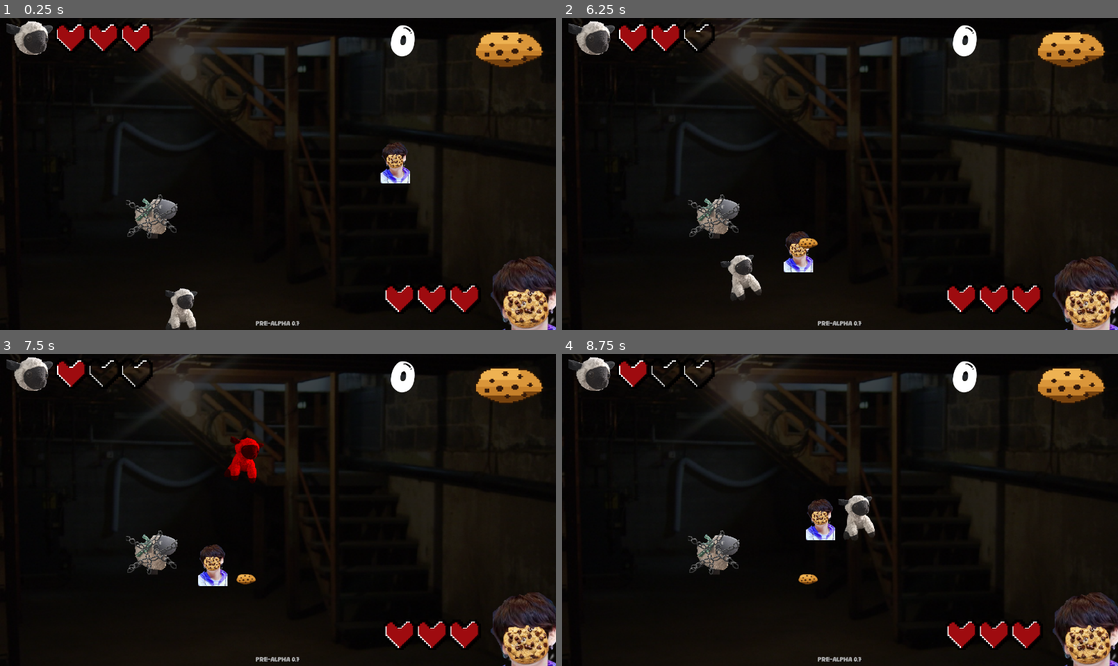
Above: before the commit, frames 1-4 (two rows, left to right).
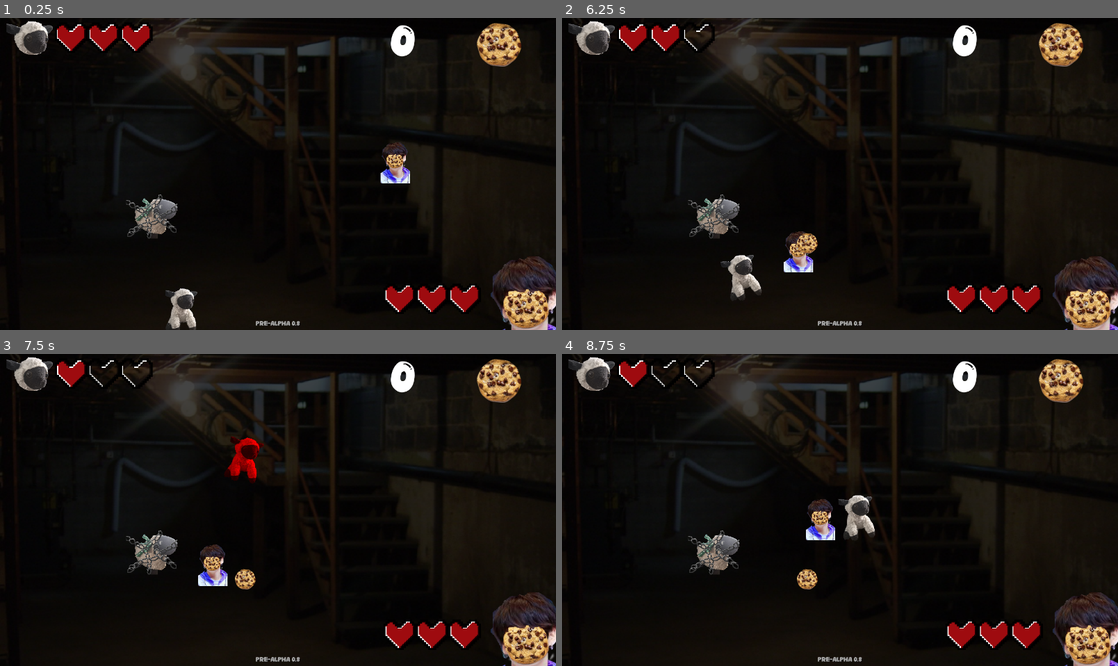
Above: after the commit, the same moments.

Repository: pedro13marcos/Cookies-for-Sheeps
Game: Godot game, scene res://nodes/level4.tscn
Two runs of this game, one before a commit and one after it. Both use one fixed random seed, a clock stepped at 60 frames per second and the inputs below. This scene is started directly instead of the project's main scene.
Inputs:
- Up to frame 1 (0.25 s): no input
- Up to frame 2 (6.25 s): tap Enter at 0.5, 2.1, 5.1 s; hold Right (ui_right) 0.53-1.28 s; tap F (Atack) at 0.6, 1.35, 2.3, 3.05, 3.6, 4.35, 5.3, 6.05 s; hold Down (ui_down) 1.28-2.03 s; hold Right (ui_right) 2.03-2.78 s; hold Up (ui_up) 2.78-3.53 s; tap Keypad Enter at 2.85, 5.85 s; hold Left (ui_left) 3.53-5.03 s; hold Down (ui_down) 5.03-5.78 s; hold Right (ui_right) from 5.78 s (still down)
- Up to frame 3 (7.5 s): release Right (ui_right) at 6.53 s; hold Up (ui_up) 6.53-7.28 s; tap F (Atack) at 6.6, 7.35 s; hold Right (ui_right) from 7.28 s (still down)
- Up to frame 4 (8.75 s): release Right (ui_right) at 8.03 s; hold Down (ui_down) from 8.03 s (still down); tap Enter at 8.1 s; tap F (Atack) at 8.3 s

The runs differ from the first frame. In frame 1, 1.2% of the frame differs, in the area x 53-98%, y 1-99%; in frame 2, 1.4%; in frame 3, 1.4%, in the area x 42-98%, y 1-99%; in frame 4, 1.4%.

Commit message:
0.8 realistic cookie sprite from John's face and spinning thrown projectile

Diff:
--- a/project.godot
+++ b/project.godot
@@ -15,7 +15,7 @@
 [application]
 
 config/name="sheep"
-config/version="0.7"
+config/version="0.8"
 run/main_scene="uid://yqdhukkdvfrf"
 config/features=PackedStringArray("4.7", "Forward Plus")
 config/icon="uid://dvwo4dyl55aio"
--- a/scripts/Iten.gd
+++ b/scripts/Iten.gd
@@ -11,6 +11,9 @@
 	position = inimigo.position;
 	if self.is_in_group("pao") and has_node("Sprite2D"):
 		$Sprite2D.texture = Global.get_ammo_texture();
+		if Global.is_cookie_locale():
+			$Sprite2D.position = Vector2.ZERO;
+			$Sprite2D.scale = Vector2(0.22, 0.22);
 	#OS.alert(name);
 
 #colisao com o player
--- a/scripts/global.gd
+++ b/scripts/global.gd
@@ -28,7 +28,7 @@
 const SAVE_PATH = "res://saveGame.json";
 
 # Versao do jogo
-const GAME_VERSION: String = "0.7";
+const GAME_VERSION: String = "0.8";
 const BREAD_TEXTURE: Texture2D = preload("res://sprites/Itens/25ee4e0b-c76a-4506-8a08-0e90b5b211a3.png");
 var _cookie_texture: Texture2D = null;
 
@@ -104,12 +104,13 @@
 		return BREAD_TEXTURE;
 	if _cookie_texture != null:
 		return _cookie_texture;
-	if ResourceLoader.exists("res://sprites/Itens/cookie.png"):
-		_cookie_texture = load("res://sprites/Itens/cookie.png");
-	if _cookie_texture == null:
-		var img := Image.load_from_file(ProjectSettings.globalize_path("res://sprites/Itens/cookie.png"));
+	var abs_path: String = ProjectSettings.globalize_path("res://sprites/Itens/cookie.png");
+	if FileAccess.file_exists(abs_path):
+		var img := Image.load_from_file(abs_path);
 		if img != null:
 			_cookie_texture = ImageTexture.create_from_image(img);
+	if _cookie_texture == null and ResourceLoader.exists("res://sprites/Itens/cookie.png"):
+		_cookie_texture = load("res://sprites/Itens/cookie.png");
 	return _cookie_texture if _cookie_texture != null else BREAD_TEXTURE;
 
 func apply_display_settings() -> void:
--- a/scripts/hud.gd
+++ b/scripts/hud.gd
@@ -10,6 +10,14 @@
 func _ready() -> void:
 	$HUD/x.hide();
 	$HUD/paoIcon.texture = Global.get_ammo_texture();
+	if Global.is_cookie_locale():
+		$HUD/paoIcon.texture_filter = CanvasItem.TEXTURE_FILTER_LINEAR;
+		$HUD/paoIcon.expand_mode = TextureRect.EXPAND_IGNORE_SIZE;
+		$HUD/paoIcon.stretch_mode = TextureRect.STRETCH_KEEP_ASPECT_CENTERED;
+		$HUD/paoIcon.offset_left = -205.0;
+		$HUD/paoIcon.offset_top = 6.0;
+		$HUD/paoIcon.offset_right = -75.0;
+		$HUD/paoIcon.offset_bottom = 126.0;
 
 #atualiza a hud
 func attHud():
--- a/scripts/paoAtack.gd
+++ b/scripts/paoAtack.gd
@@ -11,6 +11,9 @@
 func _ready() -> void:
 	if has_node("Sprite2D"):
 		$Sprite2D.texture = Global.get_ammo_texture();
+		if Global.is_cookie_locale():
+			$Sprite2D.position = Vector2.ZERO;
+			$Sprite2D.scale = Vector2(0.22, 0.22);
 	#teste se instaciamos o player corretamente
 	if !(player is CharacterBody2D):
 		OS.alert("não pegou o player");
@@ -39,6 +42,7 @@
 #funções não físicas por frame
 func  _physics_process(_delta: float) -> void:
 	position = (position + (dir*speed));
+	rotation += 15.0 * _delta;
 
 #desaparece automa
 func _on_kill_atack_timeout() -> void:
Binary file changed: sprites/HUD/cookie.png
Not shown, added: sprites/HUD/cookie.png.import
Binary file changed: sprites/Itens/cookie.png
Not shown, added: sprites/Itens/cookie.png.import
